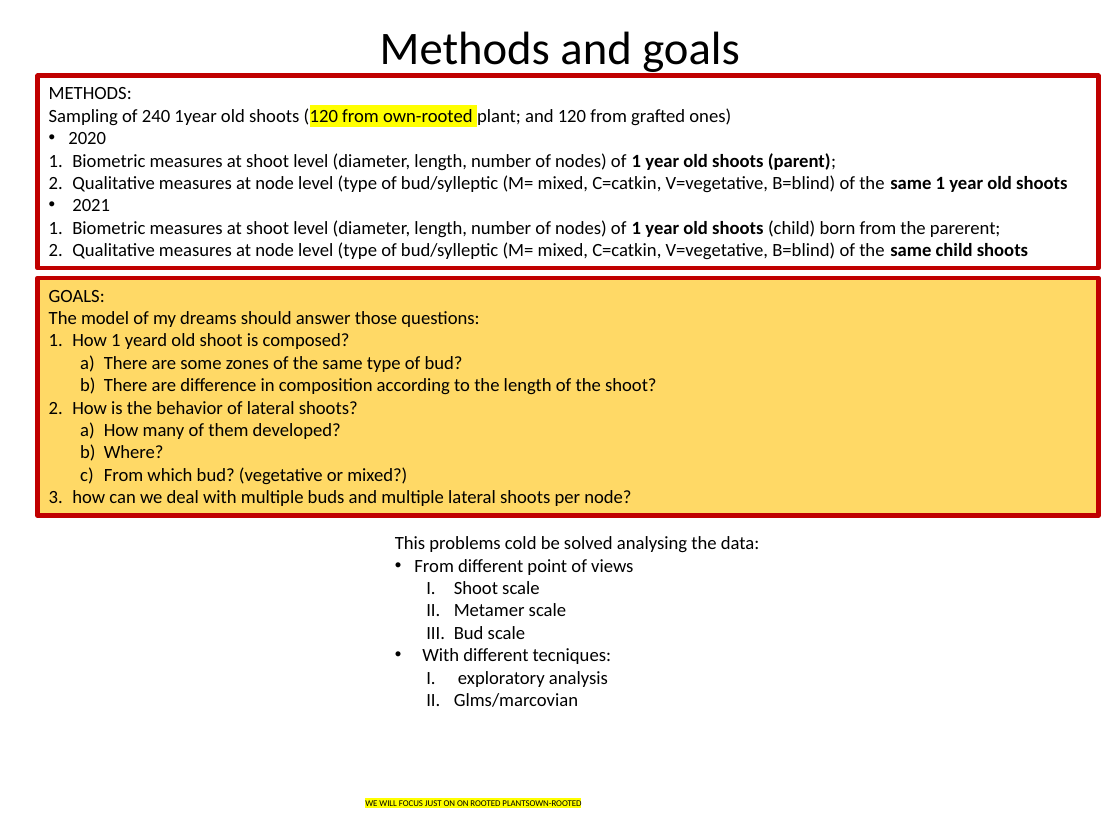
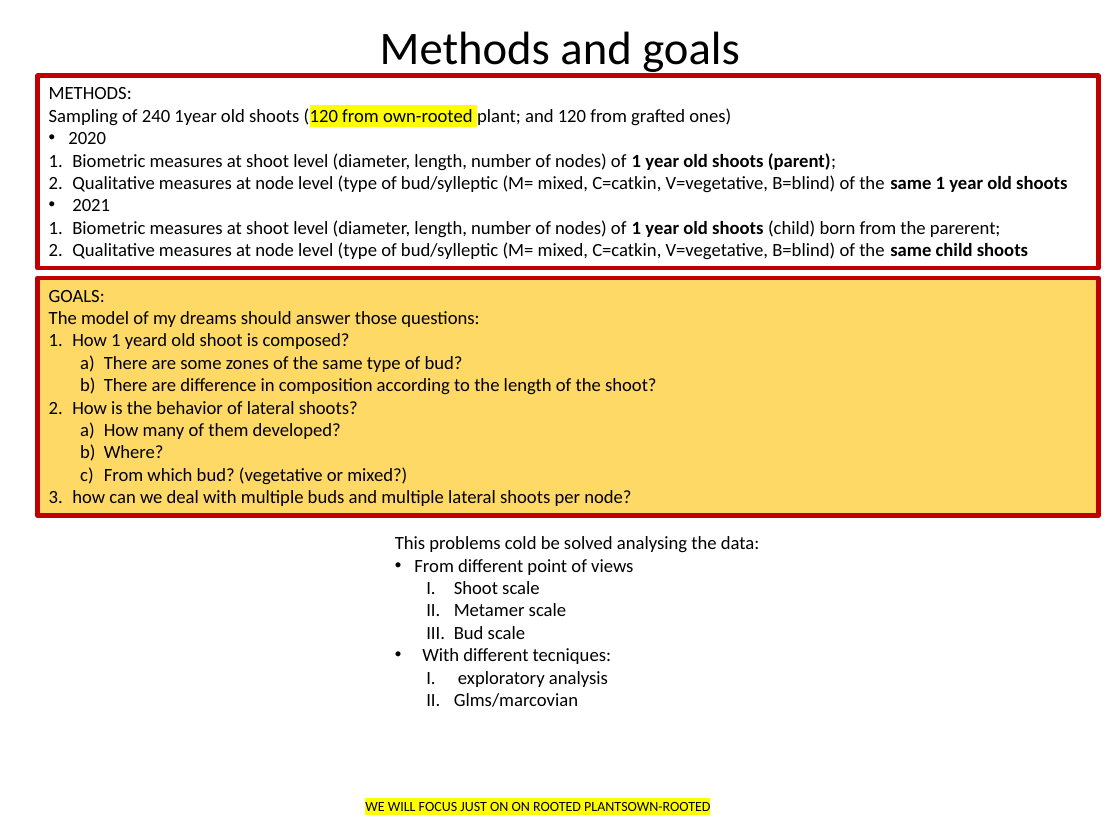
Before and after one commit to Corilana/L-HAZELNUT, a slide deck: slide 1 of Procedures_coding_hazelnut_architecture.pptx. Drawn at 1120x840 pixels with LibreOffice and Linux fonts; fonts in the diff are those of the drawing. Boxes give left, top, right and bottom in pixels: in the first picture for what was removed or moved away, otherwise in the second. Text is boxed around its words. In the diff, an @@ line names an element or a change of style, - is before the commit and + after.

```diff
--- a/Procedures_coding_hazelnut_architecture.pptx
+++ b/Procedures_coding_hazelnut_architecture.pptx
@@ text "WE WILL FOCUS JUST ON ..." at bbox=[365, 802, 710, 811]: size 5.7 to 9 pt @@
```
Also in this commit, not shown: 29 slides added, 2 slides removed, 1 other file.
